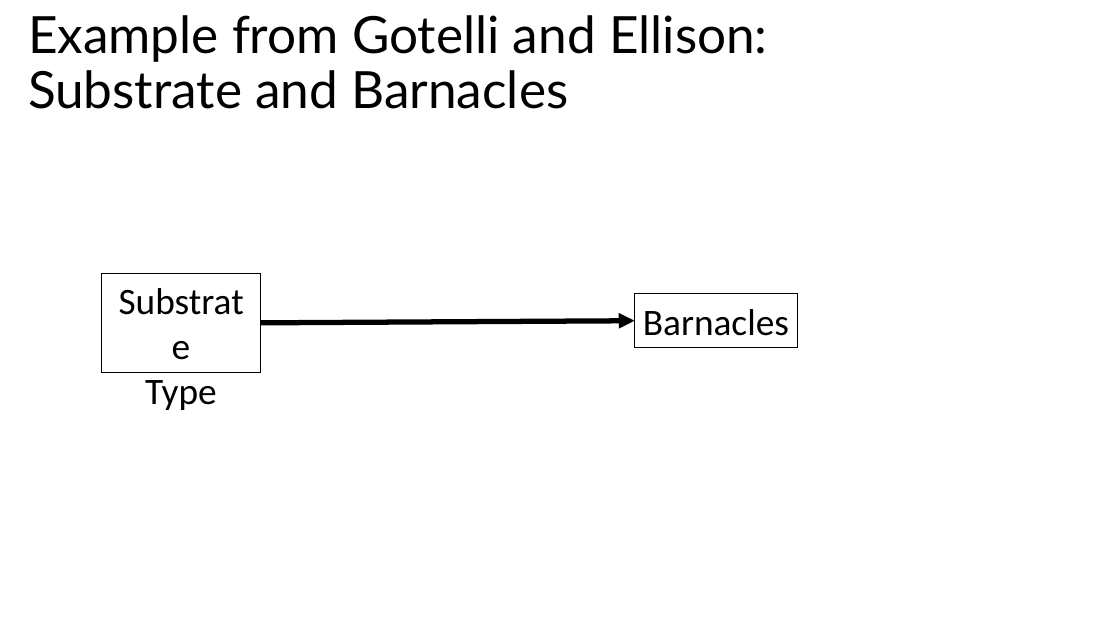
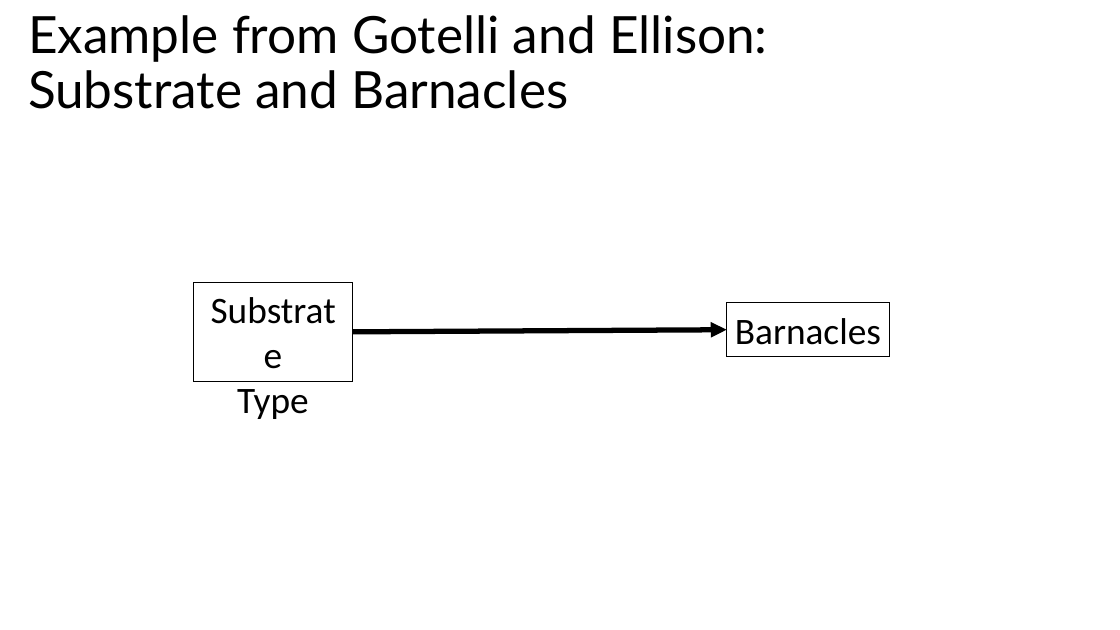
Before and after one commit to biol607/biol607.github.io, a slide deck: slide 4 of lectures/causality_experiments.pptx (slide 3 before the commit). Drawn at 1120x630 pixels with LibreOffice and Linux fonts; fonts in the diff are those of the drawing. Boxes give left, top, right and bottom in pixels: in the first picture for what was removed or moved away, otherwise in the second. Text is boxed around its words. In the diff, an @@ line names an element or a change of style, - is before the commit and + after.

```diff
--- a/lectures/causality_experiments.pptx
+++ b/lectures/causality_experiments.pptx
@@ rectangle "Substrate": place and size @@
-rectangle "Substrate" at (101, 273, 260, 372)
+rectangle "Substrate" at (193, 282, 353, 381)
@@ rectangle "Barnacles": place and size @@
-rectangle "Barnacles" at (634, 294, 797, 348)
+rectangle "Barnacles" at (727, 303, 890, 357)
@@ arrow moved from (261, 323) - (634, 321) to (353, 332) - (727, 330) @@
```
Also in this commit, not shown: 6 other slides changed, 7 slides added, 2 slides removed, 2 other files.
